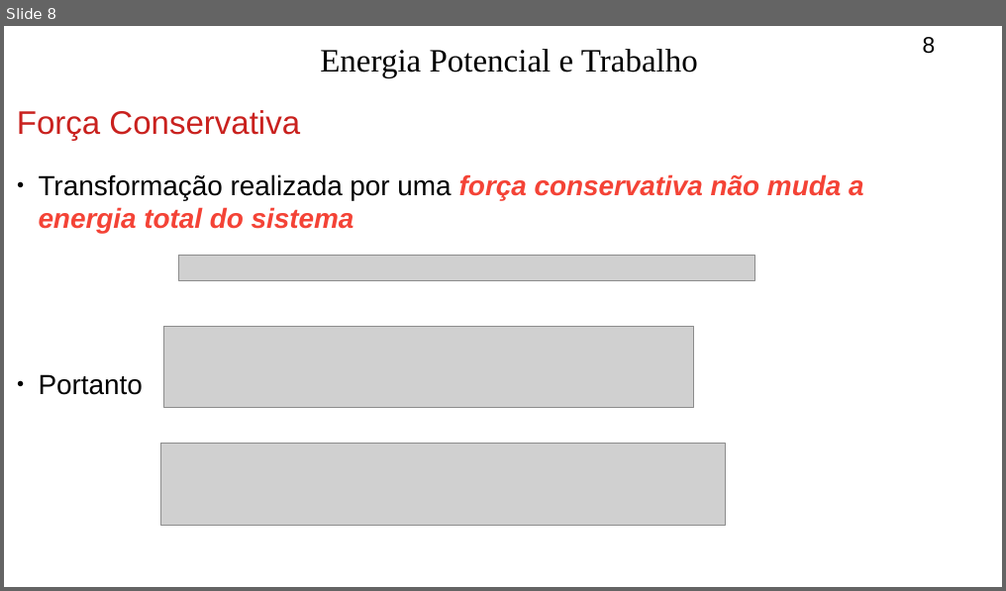
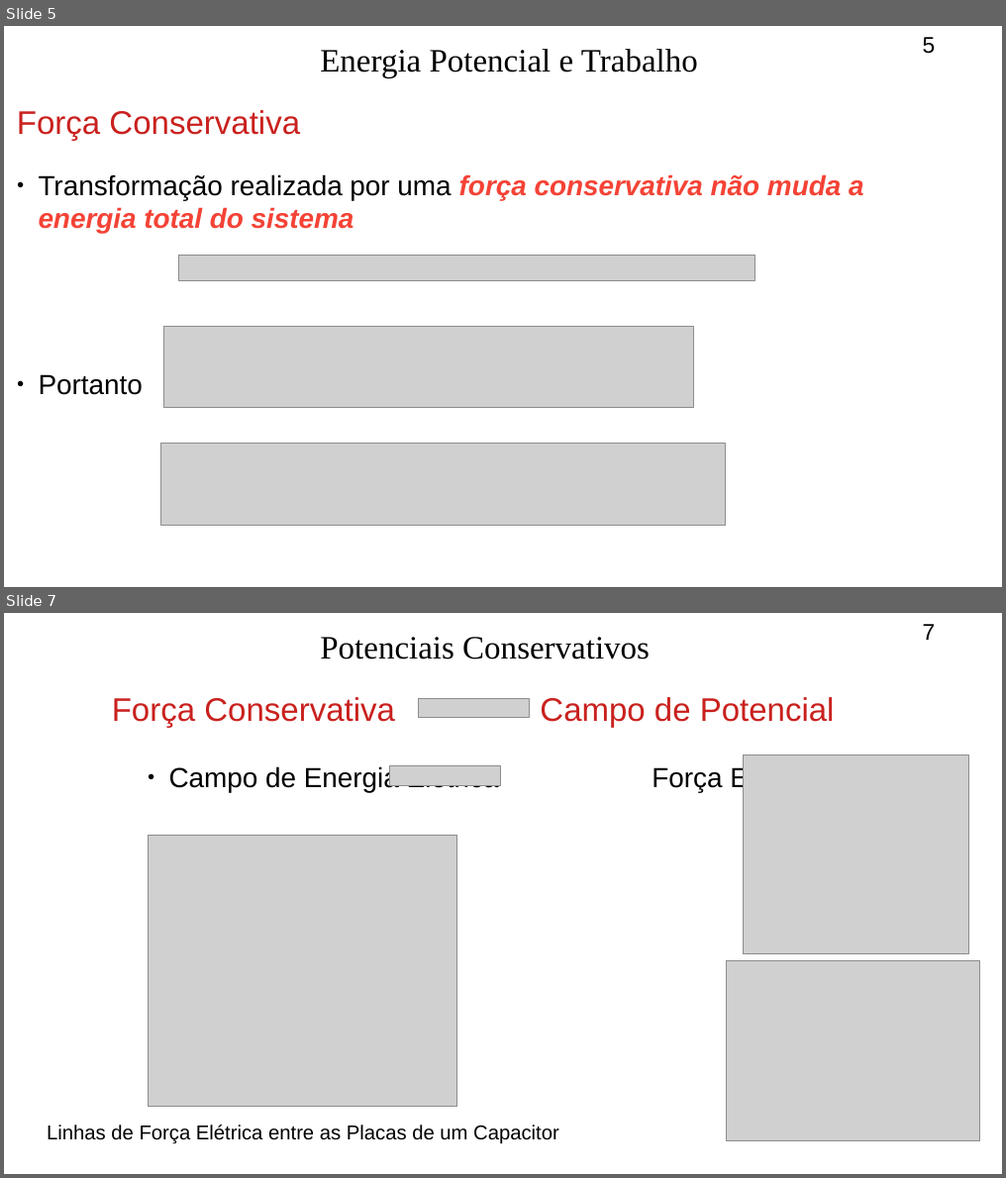
Before and after one commit to lgcrego/cursos, a slide deck: Fisica-1/parte3/EPotencial-1.odp. Shown one above the other, each under a label of ours: slide 8 before the commit, slides 5 and 7 after it; the slides between them are not shown. The pictures are 1006x591 and 1006x1178 pixels, drawn with LibreOffice and Linux fonts; fonts in the diff are those of the drawing; grey boxes stand for pictures. Boxes give left, top, right and bottom in pixels: in the first picture for what was removed or moved away, otherwise in the second. Text is boxed around its words. In the diff, an @@ line names an element or a change of style, - is before the commit and + after.

```diff
--- a/Fisica-1/parte3/EPotencial-1.odp
+++ b/Fisica-1/parte3/EPotencial-1.odp
@@ slide 7 added at (x1=4, y1=613, x2=1002, y2=1174), background #FFFFFF @@
@@ text added at (x1=320, y1=637, x2=649, y2=660), 26 pt, text #000000 @@
+Potenciais Conservativos
@@ page number added at (x1=923, y1=624, x2=936, y2=640), 18 pt, text #000000 @@
+7
@@ text added at (x1=112, y1=697, x2=835, y2=727), 26 pt, text #C9211E @@
+Força Conservativa Campo de Potencial
@@ picture added at (x1=419, y1=699, x2=530, y2=718) @@
@@ picture added at (x1=743, y1=756, x2=969, y2=955) @@
@@ text added at (x1=169, y1=765, x2=822, y2=792), 22 pt, text #000000 @@
+● Campo de Energia Elétrica Força Elétrica
@@ picture added at (x1=390, y1=766, x2=500, y2=785) @@
@@ picture added at (x1=148, y1=835, x2=457, y2=1107) @@
@@ picture added at (x1=727, y1=960, x2=980, y2=1141) @@
@@ text added at (x1=47, y1=1125, x2=559, y2=1145), 16 pt, text #000000 @@
+Linhas de Força Elétrica entre as Placas de um Capacitor
@@ what was slide 8 is now slide 5 @@
@@ page number at (x1=923, y1=37, x2=936, y2=54): text changed @@
-8
+5
```
Also in this commit, not shown: 2 slides changed, 2 other slides added, 1 other file.
